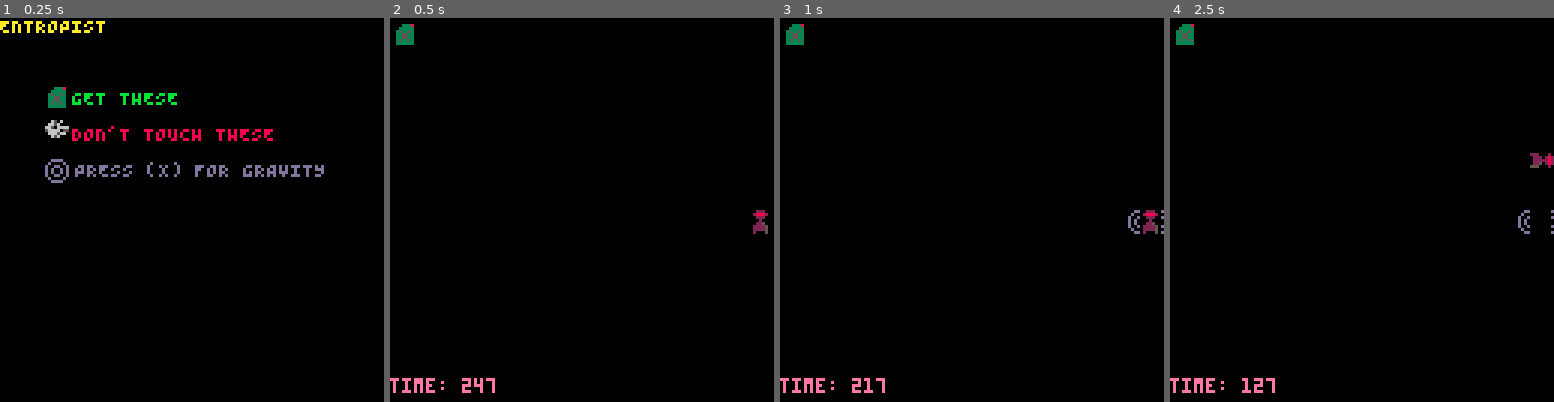
Above: before the commit, frames 1-4 (left to right).
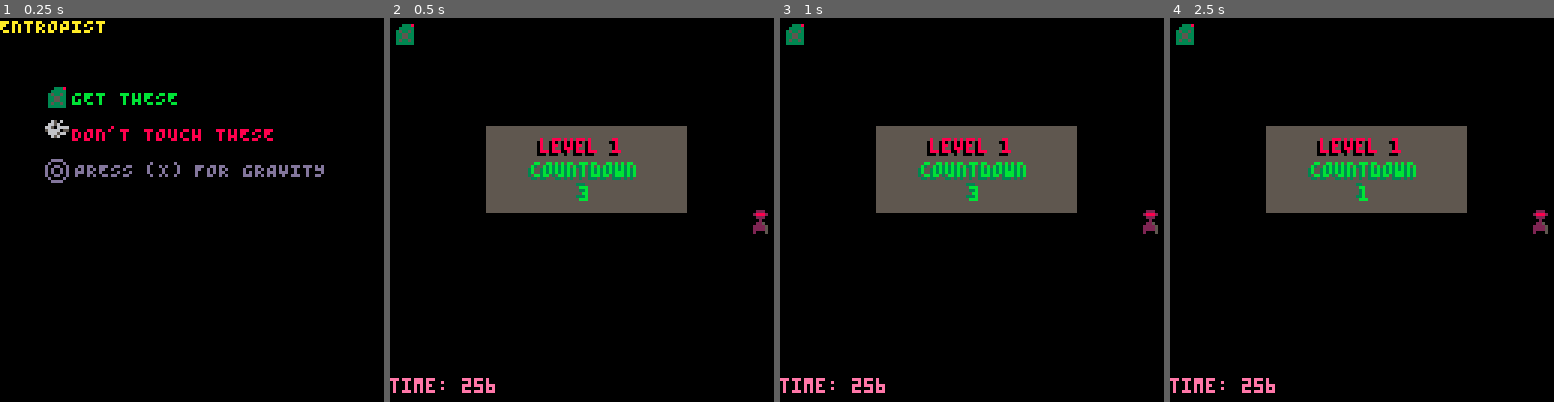
Above: after the commit, the same moments.

Repository: kitasuna/pico8-ttuor
Game: PICO-8 cartridge main.p8
Two runs of this game, one before a commit and one after it. Both use one fixed random seed, a clock stepped at 60 frames per second and the inputs below.
Inputs:
- Up to frame 1 (0.25 s): no input
- Up to frame 2 (0.5 s): tap X (X key) at 0.33 s
- Up to frame 3 (1 s): tap O (Z key) at 0.7 s
- Up to frame 4 (2.5 s): tap X (X key) at 1.07, 1.85 s; hold Right 1.6-2.1 s; tap O (Z key) at 1.7, 2.1 s; hold Up 2.15-2.42 s; hold Right from 2.47 s (still down)

Frame 1 is identical in both runs. In frame 2, 12% of the frame differs, in the area x 21-78%, y 28-98%; in frame 3, 12%; in frame 4, 12%, in the area x 18-100%, y 28-98%.

Commit message:
Add countdown between levels

Diff:
--- a/const.lua
+++ b/const.lua
@@ -29,3 +29,5 @@
 MAX_VEL = 0.8
 
 FRAME_RATE = 60
+
+COUNTDOWN_TIMEOUT = 179
--- /dev/null
+++ b/countdown.lua
@@ -0,0 +1,22 @@
+countdown_update = function()
+    for k,timer in pairs(timers) do
+      if timer.ttl > 0 then
+        timer.ttl -= 1
+        timer.f()
+      else
+        timer.cleanup()
+        timers[k] = nil
+      end
+    end
+end
+
+countdown_draw = function()
+  game_draw()
+  rectfill(32, 36, 98, 64, CLR_DGY)
+  print("level "..level_index, 49, 41, CLR_BLK)
+  print("level "..level_index, 50, 40, CLR_RED)
+  print("countdown", 46, 49, CLR_DGN)
+  print("countdown", 47, 48, CLR_GRN)
+  print(timers[1].ttl \ 60 + 1, 62, 55, CLR_DGN)
+  print(timers[1].ttl \ 60 + 1, 63, 56, CLR_GRN)
+end
--- a/main.p8
+++ b/main.p8
@@ -9,6 +9,8 @@
 #include grav.lua
 #include score.lua
 #include level.lua
+#include title.lua
+#include countdown.lua
 
 --[[
 -- GLOBALS
@@ -27,24 +29,6 @@
 function __draw() end
 function __update() end
 
-title_draw = function()
-  cls()
-  print("ENTROPIST", 0, 0, CLR_YLW)
-  print("GET THESE", 24, 24, CLR_GRN)
-  print("DON'T TOUCH THESE", 24, 36, CLR_RED)
-  print("PRESS (X) FOR GRAVITY", 25, 48, CLR_IND)
-  spr(3, 15, 22)
-  spr(32, 15, 34)
-  spr(16, 15, 47, 1.0, 1.0)
-  spr(16, 15, 47, 1.0, 1.0, true, false)
-end
-
-title_update = function()
-    if btnp(BTN_X) or btnp(BTN_O) then
-      __update = game_update
-      __draw = game_draw
-    end
-end
 
 over_draw = function()
   cls()
@@ -139,6 +123,17 @@
         gravity.reset()
         level = levels[level_index]
         init_level(level)
+        __update = countdown_update
+        __draw = countdown_draw
+        add(timers, {
+          ttl = COUNTDOWN_TIMEOUT,
+          f = function() end,
+          cleanup = function()
+            __update = game_update
+            __draw = game_draw
+          end
+        })
+        return
       end
 
       return
@@ -215,9 +209,6 @@
   levels = get_levels()
 
   level_index = 1
-  level = levels[level_index]
-
-  init_level(level)
 
   -- Set up timers table for later...
   timers = {}
@@ -242,6 +233,8 @@
 
   player.pos_x = l.player.pos_x
   player.pos_y = l.player.pos_y
+
+  timers = {}
 end
 
 -- Sprite -> {pos_x, pos_y}
--- /dev/null
+++ b/title.lua
@@ -0,0 +1,28 @@
+title_draw = function()
+  cls()
+  print("ENTROPIST", 0, 0, CLR_YLW)
+  print("GET THESE", 24, 24, CLR_GRN)
+  print("DON'T TOUCH THESE", 24, 36, CLR_RED)
+  print("PRESS (X) FOR GRAVITY", 25, 48, CLR_IND)
+  spr(3, 15, 22)
+  spr(32, 15, 34)
+  spr(16, 15, 47, 1.0, 1.0)
+  spr(16, 15, 47, 1.0, 1.0, true, false)
+end
+
+title_update = function()
+    if btnp(BTN_X) or btnp(BTN_O) then
+      level = levels[level_index]
+      init_level(level)
+      add(timers, {
+        ttl = COUNTDOWN_TIMEOUT,
+        f = function() end,
+        cleanup = function()
+          __update = game_update
+          __draw = game_draw
+        end
+      })
+      __update = countdown_update
+      __draw = countdown_draw
+    end
+end
